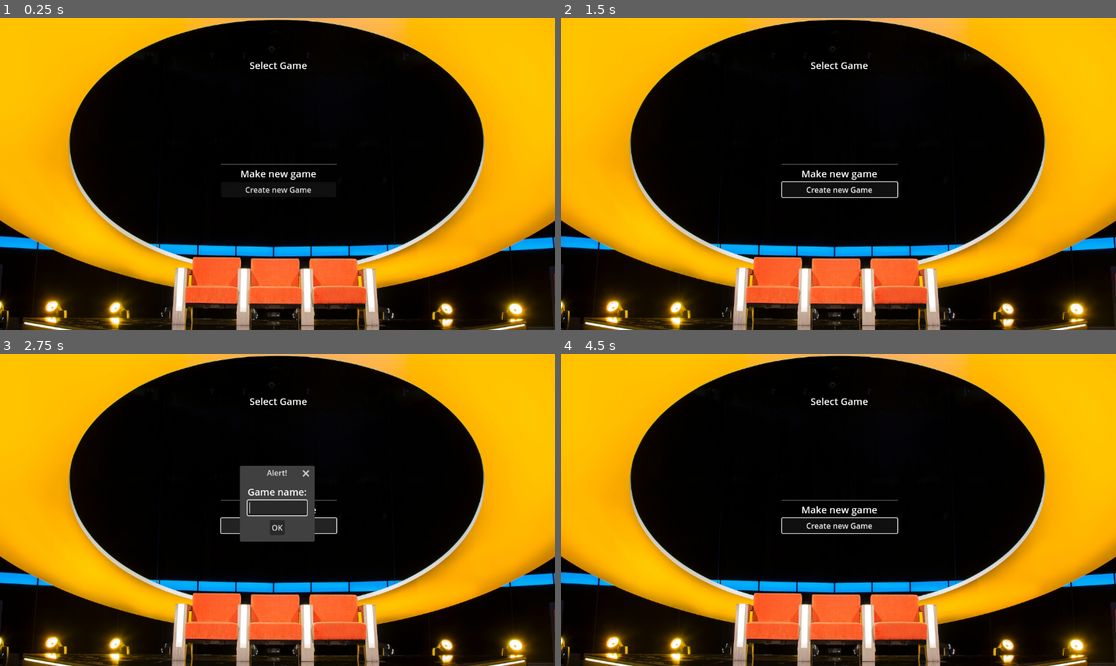
Above: before the commit, frames 1-4 (two rows, left to right).
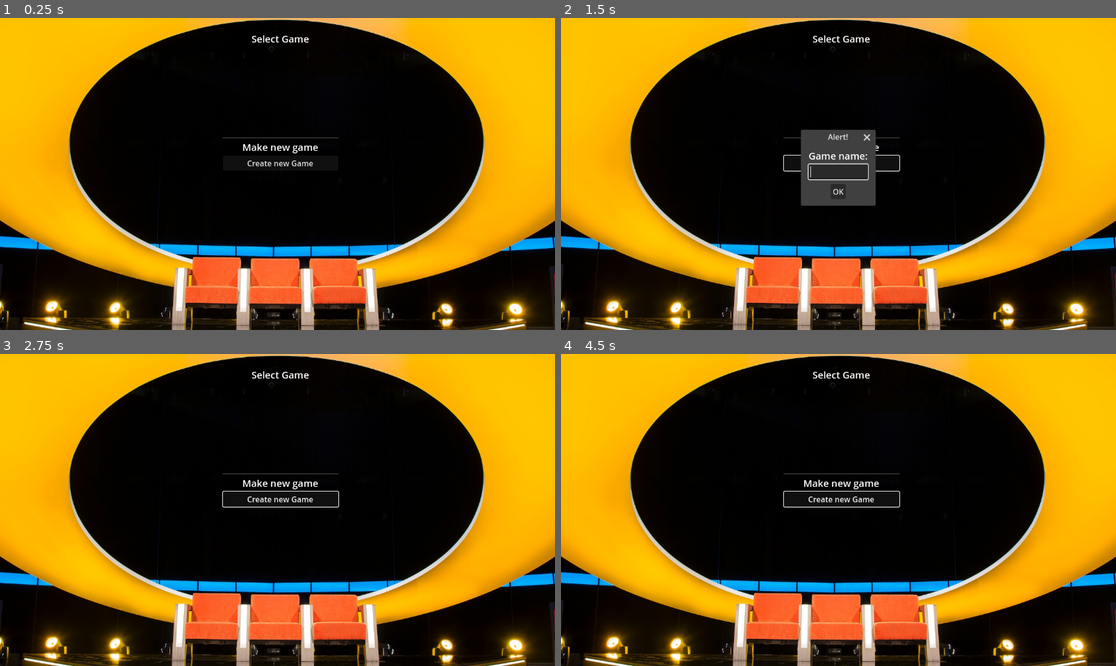
Above: after the commit, the same moments.

Repository: julesbauw/DeSlimsteMensMaker
Game: Godot game, scene res://scenes/menu.tscn
Same seed, same stepped clock (60 frames per second), same inputs: the game is played once before the commit and once after it. The engine's default icon, where the game draws it, is replaced by a stand-in: a white triangle on a blue panel in a dark square.
Inputs (mouse positions are in pixels of both pictures, inside the frame that each line leads up to):
- Up to frame 1 (0.25 s): no input
- Up to frame 2 (1.5 s): click "Create new Game" at 0.5 s; click "Create new Game" at 1.25 s
- Up to frame 3 (2.75 s): click (277, 528) at 2 s, where only the run after the commit has a clickable "OK"
- Up to frame 4 (4.5 s): click (838, 528) at 2.75 s, where only the run before the commit has a clickable "OK"; click "Create new Game" at 3.5 s; click "OK" at 4.25 s

The runs differ from the first frame. In frame 1, 1.0% of the frame differs, in the area x 39-62%, y 5-57%; in frame 2, 3.6%; in frame 3, 3.9%, in the area x 39-62%, y 5-61%; in frame 4, 1.3%.

Commit message:
menu UI

Diff:
--- a/project.godot
+++ b/project.godot
@@ -14,3 +14,7 @@
 run/main_scene="uid://bhwl4e7fdrfo3"
 config/features=PackedStringArray("4.5", "Forward Plus")
 config/icon="uid://bhb3yumh2se8d"
+
+[autoload]
+
+GameManager="*res://scripts/game_manager.gd"
--- /dev/null
+++ b/resources/rounds/3-6-9.tres
@@ -0,0 +1,21 @@
+[gd_resource type="Resource" script_class="RoundDirectory" load_steps=4 format=3 uid="uid://ckhqum70rdcpl"]
+
+[ext_resource type="Script" uid="uid://b6hc077fyr7h1" path="res://scripts/round_directory.gd" id="1_6ejm7"]
+[ext_resource type="Script" uid="uid://0kh8yiti1mm3" path="res://scripts/question_files.gd" id="1_s6vc5"]
+
+[sub_resource type="Resource" id="Resource_ysa4r"]
+script = ExtResource("1_s6vc5")
+name = "vragen.txt"
+questions = "# schrijf de vragen hier onder
+Wie is de presentator van de slimste mens?
+Wie is de slimste mens ter wereld?
+Wie ...?
+"
+metadata/_custom_type_script = "uid://0kh8yiti1mm3"
+
+[resource]
+script = ExtResource("1_6ejm7")
+name = "3-6-9"
+help_text = "maak een lijst van vragen in vragen.txt, elke vraag dat een veelvoud van 3 is zal 10 punten op leveren"
+init_files = Array[ExtResource("1_s6vc5")]([SubResource("Resource_ysa4r")])
+metadata/_custom_type_script = "uid://b6hc077fyr7h1"
--- /dev/null
+++ b/resources/rounds/collectief_geheugen.tres
@@ -0,0 +1,24 @@
+[gd_resource type="Resource" script_class="RoundDirectory" load_steps=4 format=3 uid="uid://dtr8o0u1sag8q"]
+
+[ext_resource type="Script" uid="uid://0kh8yiti1mm3" path="res://scripts/question_files.gd" id="1_yfejy"]
+[ext_resource type="Script" uid="uid://b6hc077fyr7h1" path="res://scripts/round_directory.gd" id="2_8nseh"]
+
+[sub_resource type="Resource" id="Resource_yfejy"]
+script = ExtResource("1_yfejy")
+name = "video_1_antwoorden"
+questions = "#voorbeeld antwoorden
+Antwoord1
+Antwoord2
+Antwoord3
+Antwoord4
+Antwoord5
+
+"
+metadata/_custom_type_script = "uid://0kh8yiti1mm3"
+
+[resource]
+script = ExtResource("2_8nseh")
+name = "collectief-geheugen"
+help_text = "plaats de videos in deze map, maak per video een textbestand met de antwoorden"
+init_files = Array[ExtResource("1_yfejy")]([SubResource("Resource_yfejy")])
+metadata/_custom_type_script = "uid://b6hc077fyr7h1"
--- /dev/null
+++ b/resources/rounds/foto.tres
@@ -0,0 +1,12 @@
+[gd_resource type="Resource" script_class="RoundDirectory" load_steps=3 format=3 uid="uid://dnqk2suyt0808"]
+
+[ext_resource type="Script" uid="uid://0kh8yiti1mm3" path="res://scripts/question_files.gd" id="1_kp613"]
+[ext_resource type="Script" uid="uid://b6hc077fyr7h1" path="res://scripts/round_directory.gd" id="2_i357k"]
+
+[resource]
+script = ExtResource("2_i357k")
+name = "foto"
+help_text = "Plaats per foto ronde een map met fotos
+"
+init_dir = Array[String](["fotos_1", "fotos_2", "fotos_3"])
+metadata/_custom_type_script = "uid://b6hc077fyr7h1"
--- /dev/null
+++ b/resources/rounds/open-deur.tres
@@ -0,0 +1,22 @@
+[gd_resource type="Resource" script_class="RoundDirectory" load_steps=4 format=3 uid="uid://bad1jsidknlti"]
+
+[ext_resource type="Script" uid="uid://0kh8yiti1mm3" path="res://scripts/question_files.gd" id="1_m71wh"]
+[ext_resource type="Script" uid="uid://b6hc077fyr7h1" path="res://scripts/round_directory.gd" id="2_gc3il"]
+
+[sub_resource type="Resource" id="Resource_ysa4r"]
+script = ExtResource("1_m71wh")
+name = "video_1_antwoorden.txt"
+questions = "# voorbeeld antwoorden, zorg dat dit #bestand \"video_naam_antwoorden.txt\" heet
+Erik Van Looy
+A
+12
+5"
+metadata/_custom_type_script = "uid://0kh8yiti1mm3"
+
+[resource]
+script = ExtResource("2_gc3il")
+name = "open-deur"
+help_text = "Plaats in deze map een aantal video's, tijdens de quiz kan een video gekozen worden en word die afgespeelt, maak per video ook een antwoorden textbestand als je de antwoorden wil tonen. Elk antwoord zal 20 punten opleveren
+"
+init_files = Array[ExtResource("1_m71wh")]([SubResource("Resource_ysa4r")])
+metadata/_custom_type_script = "uid://b6hc077fyr7h1"
--- /dev/null
+++ b/resources/rounds/puzzel.tres
@@ -0,0 +1,33 @@
+[gd_resource type="Resource" script_class="RoundDirectory" load_steps=4 format=3 uid="uid://delt41grbabbt"]
+
+[ext_resource type="Script" uid="uid://0kh8yiti1mm3" path="res://scripts/question_files.gd" id="1_endrw"]
+[ext_resource type="Script" uid="uid://b6hc077fyr7h1" path="res://scripts/round_directory.gd" id="2_hbpbw"]
+
+[sub_resource type="Resource" id="Resource_ysa4r"]
+script = ExtResource("1_endrw")
+name = "voorbeeld_puzzel1.txt"
+questions = "# voorbeeld puzzel [category] gevolgd door # 4 woorden
+[Bomen]
+eik
+den
+spar
+berk
+[Voetballers]
+Lukaku
+Ronaldo
+Messi
+Courtois
+[fruit]
+banaan
+peer
+appel
+kiwi"
+metadata/_custom_type_script = "uid://0kh8yiti1mm3"
+
+[resource]
+script = ExtResource("2_hbpbw")
+name = "puzzel"
+help_text = "Plaats per puzzel een textbestand in deze map
+"
+init_files = Array[ExtResource("1_endrw")]([SubResource("Resource_ysa4r")])
+metadata/_custom_type_script = "uid://b6hc077fyr7h1"
--- /dev/null
+++ b/resources/test_data/test_player.tres
@@ -0,0 +1,7 @@
+[gd_resource type="Resource" script_class="Player" load_steps=2 format=3 uid="uid://c4pe8e4b55bcf"]
+
+[ext_resource type="Script" uid="uid://dfygol6ypeubc" path="res://scripts/player.gd" id="1_aorta"]
+
+[resource]
+script = ExtResource("1_aorta")
+metadata/_custom_type_script = "uid://dfygol6ypeubc"
--- a/scenes/menu.tscn
+++ b/scenes/menu.tscn
@@ -1,10 +1,15 @@
-[gd_scene load_steps=4 format=3 uid="uid://bhwl4e7fdrfo3"]
+[gd_scene load_steps=6 format=3 uid="uid://bhwl4e7fdrfo3"]
 
+[ext_resource type="Script" uid="uid://bw837kucbrn8k" path="res://scripts/menu.gd" id="1_4ytvr"]
 [ext_resource type="AudioStream" uid="uid://bsxt05fdyl2is" path="res://resources/audio/music.mp3" id="1_vjb58"]
 [ext_resource type="Texture2D" uid="uid://cspx7dqqa5mdb" path="res://resources/images/back2.jpeg" id="2_con2f"]
+[ext_resource type="PackedScene" uid="uid://qbaveq8wf24l" path="res://scenes/start_game_UI.tscn" id="4_4ytvr"]
 [ext_resource type="PackedScene" uid="uid://ul0tf1hkepw6" path="res://scenes/menuUI.tscn" id="4_mhnvy"]
 
-[node name="Menu" type="Node2D"]
+[node name="Menu" type="Node2D" node_paths=PackedStringArray("start_game_ui", "game_select_ui")]
+script = ExtResource("1_4ytvr")
+start_game_ui = NodePath("StartGameUI")
+game_select_ui = NodePath("game_select")
 
 [node name="AudioListener2D" type="AudioListener2D" parent="."]
 
@@ -20,8 +25,15 @@
 
 [node name="Camera2D" type="Camera2D" parent="."]
 
-[node name="Control" parent="." instance=ExtResource("4_mhnvy")]
-offset_left = 2.0
-offset_top = -240.0
-offset_right = 2.0
-offset_bottom = -240.0
+[node name="game_select" parent="." instance=ExtResource("4_mhnvy")]
+offset_left = 6.0
+offset_top = -295.0
+offset_right = 6.0
+offset_bottom = -295.0
+
+[node name="StartGameUI" parent="." instance=ExtResource("4_4ytvr")]
+visible = false
+offset_left = -4.0
+offset_top = -173.0
+offset_right = -4.0
+offset_bottom = -173.0
--- a/scenes/menuUI.tscn
+++ b/scenes/menuUI.tscn
@@ -1,7 +1,7 @@
 [gd_scene load_steps=3 format=3 uid="uid://ul0tf1hkepw6"]
 
 [ext_resource type="LabelSettings" uid="uid://d0bm2ccwelpyo" path="res://menu/menu_text.tres" id="1_1qkbt"]
-[ext_resource type="Script" uid="uid://nhs16fywasjq" path="res://scripts/menu.gd" id="1_34fkm"]
+[ext_resource type="Script" uid="uid://nhs16fywasjq" path="res://scripts/game_select.gd" id="1_34fkm"]
 
 [node name="Control" type="Control" node_paths=PackedStringArray("game_list", "name_input", "popup")]
 layout_mode = 3
--- /dev/null
+++ b/scenes/player_ui.tscn
@@ -0,0 +1,21 @@
+[gd_scene load_steps=2 format=3 uid="uid://b4peqit17xsec"]
+
+[ext_resource type="Texture2D" uid="uid://cdjprr3xh7ang" path="res://icon.svg" id="1_eho8r"]
+
+[node name="VBoxContainer" type="VBoxContainer"]
+offset_right = 40.0
+offset_bottom = 40.0
+
+[node name="TextureRect" type="TextureRect" parent="."]
+layout_mode = 2
+texture = ExtResource("1_eho8r")
+
+[node name="Label" type="Label" parent="."]
+layout_mode = 2
+text = "Player 1"
+horizontal_alignment = 1
+
+[node name="Label2" type="Label" parent="."]
+layout_mode = 2
+text = "60"
+horizontal_alignment = 1
--- /dev/null
+++ b/scenes/start_game_UI.tscn
@@ -0,0 +1,85 @@
+[gd_scene load_steps=4 format=3 uid="uid://qbaveq8wf24l"]
+
+[ext_resource type="Script" uid="uid://b4tjvre61t6le" path="res://scripts/start_game.gd" id="1_6dibe"]
+[ext_resource type="LabelSettings" uid="uid://d0bm2ccwelpyo" path="res://menu/menu_text.tres" id="2_0oegl"]
+[ext_resource type="PackedScene" uid="uid://b4peqit17xsec" path="res://scenes/player_ui.tscn" id="3_0oegl"]
+
+[node name="StartGameUI" type="Control" node_paths=PackedStringArray("player_list", "game_name")]
+layout_mode = 3
+anchors_preset = 15
+anchor_right = 1.0
+anchor_bottom = 1.0
+grow_horizontal = 2
+grow_vertical = 2
+script = ExtResource("1_6dibe")
+player_list = NodePath("SelectGame/HBoxContainer")
+game_name = NodePath("SelectGame/Label")
+
+[node name="SelectGame" type="VBoxContainer" parent="."]
+layout_mode = 1
+anchors_preset = 5
+anchor_left = 0.5
+anchor_right = 0.5
+offset_left = -195.5
+offset_top = 32.0
+offset_right = 196.5
+offset_bottom = 428.0
+grow_horizontal = 2
+alignment = 1
+
+[node name="Label" type="Label" parent="SelectGame"]
+layout_mode = 2
+text = "QUIZ"
+label_settings = ExtResource("2_0oegl")
+horizontal_alignment = 1
+vertical_alignment = 1
+
+[node name="Button" type="Button" parent="SelectGame"]
+layout_mode = 2
+text = "Start Game"
+
+[node name="Space3" type="Control" parent="SelectGame"]
+custom_minimum_size = Vector2(0, 20)
+layout_mode = 2
+
+[node name="return_button" type="Button" parent="SelectGame"]
+layout_mode = 2
+text = "return to menu
+"
+
+[node name="Space" type="Control" parent="SelectGame"]
+custom_minimum_size = Vector2(0, 100)
+layout_mode = 2
+
+[node name="HBoxContainer" type="HBoxContainer" parent="SelectGame"]
+layout_mode = 2
+alignment = 1
+
+[node name="Player_UI" parent="SelectGame/HBoxContainer" instance=ExtResource("3_0oegl")]
+layout_mode = 2
+
+[node name="VBoxContainer" parent="SelectGame/HBoxContainer" instance=ExtResource("3_0oegl")]
+layout_mode = 2
+
+[node name="VBoxContainer2" parent="SelectGame/HBoxContainer" instance=ExtResource("3_0oegl")]
+layout_mode = 2
+
+[node name="Space2" type="Control" parent="SelectGame"]
+custom_minimum_size = Vector2(0, 70)
+layout_mode = 2
+
+[node name="AcceptDialog" type="AcceptDialog" parent="."]
+
+[node name="VBoxContainer" type="VBoxContainer" parent="AcceptDialog"]
+offset_right = 40.0
+offset_bottom = 40.0
+
+[node name="Label" type="Label" parent="AcceptDialog/VBoxContainer"]
+layout_mode = 2
+text = "Game name:"
+label_settings = ExtResource("2_0oegl")
+
+[node name="LineEdit" type="LineEdit" parent="AcceptDialog/VBoxContainer"]
+layout_mode = 2
+
+[connection signal="pressed" from="SelectGame/return_button" to="." method="_on_return_button_pressed"]
--- a/scripts/game_manager.gd
+++ b/scripts/game_manager.gd
@@ -1 +1,15 @@
 extends Node
+
+
+var GAME_NAME
+
+var players
+
+
+func _ready() -> void:
+    reset()
+
+
+func reset():
+    GAME_NAME = ""
+    players = []
--- /dev/null
+++ b/scripts/game_select.gd
@@ -0,0 +1,109 @@
+extends Control
+
+class_name GameSelectUI
+
+@export var game_list: VBoxContainer
+@export var name_input: LineEdit
+@export var popup: AcceptDialog
+
+const GAMES_DIR := "user://games"
+
+const ROUNDS_DIR := "resources/rounds/"
+
+var menu:Menu
+
+
+func _ready():
+	# check whether game directory exists, if not
+	_make_game_directory()
+	# load UI of existing games
+	_load_games()
+
+func _make_game_directory():
+	if not DirAccess.dir_exists_absolute(GAMES_DIR):
+		DirAccess.make_dir_absolute(GAMES_DIR)
+
+func _load_games():
+	# Oude knoppen verwijderen
+	for child in game_list.get_children():
+		child.queue_free()
+
+	var dir := DirAccess.open(GAMES_DIR)
+	if dir == null:
+		return
+
+	dir.list_dir_begin()
+	var name := dir.get_next()
+	while name != "":
+		print(name)
+		if dir.current_is_dir() and not name.begins_with("."):
+			_add_game(name)
+		name = dir.get_next()
+	dir.list_dir_end()
+
+func _add_game(game_name: String):
+	var button := Button.new()
+	button.text = game_name
+	button.pressed.connect(func():
+		_select_game(game_name)
+	)
+	game_list.add_child(button)
+
+func _select_game(game_name: String):
+	GameManager.GAME_NAME = game_name
+	print("Selected game:", GameManager.GAME_NAME)
+	menu._to_start_game_menu()
+
+func _on_create_game_pressed():
+	name_input.text = ""
+	popup.popup_centered()
+	name_input.grab_focus()
+
+
+"""
+In this section we make the file directory, TODO -> to other script
+"""
+
+func _on_create_game_popup_confirmed():
+	var game_name := name_input.text.strip_edges()
+	if game_name.is_empty():
+		return
+
+	var path := GAMES_DIR + "/" + game_name
+	if DirAccess.dir_exists_absolute(path):
+		print("Game already exists")
+		return
+
+	DirAccess.make_dir_absolute(path)
+
+	var dir = DirAccess.open(ROUNDS_DIR)
+
+	if !(dir):
+		return
+
+	dir.list_dir_begin()
+	var file_name := dir.get_next()
+
+	while file_name != "":
+		if not dir.current_is_dir() and file_name.ends_with(".tres"):
+			print(file_name)
+			var round_path := ROUNDS_DIR + file_name
+			var resource:RoundDirectory = load(round_path) as RoundDirectory
+
+			var round_directory := path + "/" + resource.name
+
+			DirAccess.make_dir_absolute(round_directory)
+
+			var expl_file = FileAccess.open(round_directory + "/help.txt",FileAccess.WRITE)
+			expl_file.store_string(resource.help_text)
+
+			for question_file in resource.init_files:
+				print(question_file.name)
+				var file = FileAccess.open(round_directory + "/" + question_file.name,FileAccess.WRITE)
+				file.store_string(question_file.questions)
+
+			for question_dir_name in resource.init_dir:
+				DirAccess.make_dir_absolute(round_directory + "/" + question_dir_name)
+
+		file_name = dir.get_next()
+	_load_games()
--- a/scripts/menu.gd
+++ b/scripts/menu.gd
@@ -1,64 +1,29 @@
-extends Control
+extends Node2D
 
-@export var game_list: VBoxContainer
-@export var name_input: LineEdit
-@export var popup: AcceptDialog
+class_name Menu
 
-const GAMES_DIR := "user://games"
+@export var start_game_ui:StartGameUI
 
-func _ready():
-	# check whether game directory exists, if not
-	_make_game_directory()
-	# load UI of existing games
-	_load_games()
+@export var game_select_ui:GameSelectUI
 
-func _make_game_directory():
-	if not DirAccess.dir_exists_absolute(GAMES_DIR):
-		DirAccess.make_dir_absolute(GAMES_DIR)
 
-func _load_games():
-	# Oude knoppen verwijderen
-	for child in game_list.get_children():
-		child.queue_free()
 
-	var dir := DirAccess.open(GAMES_DIR)
-	if dir == null:
-		return
+func _ready() -> void:
 
-	dir.list_dir_begin()
-	var name := dir.get_next()
-	while name != "":
-		print(name)
-		if dir.current_is_dir() and not name.begins_with("."):
-			_add_game(name)
-		name = dir.get_next()
-	dir.list_dir_end()
+    _to_game_select_menu()
+    start_game_ui.menu = self
+    game_select_ui.menu = self
 
-func _add_game(game_name: String):
-	var button := Button.new()
-	button.text = game_name
-	button.pressed.connect(func():
-		_select_game(game_name)
-	)
-	game_list.add_child(button)
 
-func _select_game(game_name: String):
-	print("Geselecteerde game:", game_name)
 
-func _on_create_game_pressed():
-	name_input.text = ""
-	popup.popup_centered()
-	name_input.grab_focus()
 
-func _on_create_game_popup_confirmed():
-	var game_name := name_input.text.strip_edges()
-	if game_name.is_empty():
-		return
+func _to_start_game_menu():
+    # resets everything
+    start_game_ui.visible = true
+    game_select_ui.visible = false
+    start_game_ui.init_game()
 
-	var path := GAMES_DIR + "/" + game_name
-	if DirAccess.dir_exists_absolute(path):
-		print("Game bestaat al")
-		return
-
-	DirAccess.make_dir_absolute(path)
-	_load_games()
+func _to_game_select_menu():
+    start_game_ui.visible = false
+    game_select_ui.visible = true
+    GameManager.reset()
--- /dev/null
+++ b/scripts/player.gd
@@ -0,0 +1,9 @@
+extends Resource
+
+class_name Player
+
+@export var player_name:String
+
+@export var score:int
+
+@export var image:Image
--- /dev/null
+++ b/scripts/question_files.gd
@@ -0,0 +1,7 @@
+extends Resource
+
+class_name QuestionFile
+
+@export var name:String
+
+@export_multiline var questions:String
--- /dev/null
+++ b/scripts/round_directory.gd
@@ -0,0 +1,11 @@
+extends Resource
+
+class_name RoundDirectory
+
+@export var name:String
+
+@export_multiline var help_text:String
+
+@export var init_files:Array[QuestionFile]
+
+@export var init_dir:Array[String]
--- /dev/null
+++ b/scripts/start_game.gd
@@ -0,0 +1,21 @@
+extends Control
+
+class_name StartGameUI
+
+
+@export var player_list: HBoxContainer
+@export var game_name: Label
+
+var menu:Menu
+
+
+
+func init_game():
+	game_name.text = GameManager.GAME_NAME
+
+func _on_return_button_pressed():
+	menu._to_game_select_menu()
+
+
+func _on_start_game_pressed():
+	pass
Not shown, added: scripts/game_select.gd.uid
Not shown, changed: scripts/menu.gd.uid
Not shown, added: scripts/player.gd.uid
Not shown, added: scripts/question_files.gd.uid
Not shown, added: scripts/round_directory.gd.uid
Not shown, added: scripts/start_game.gd.uid
